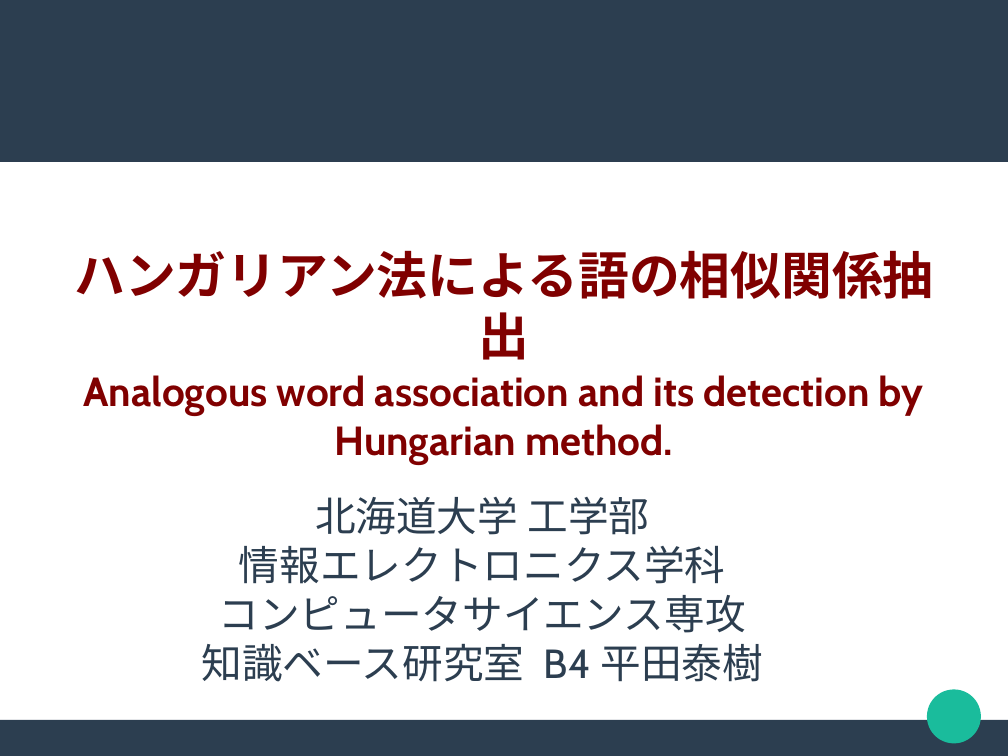
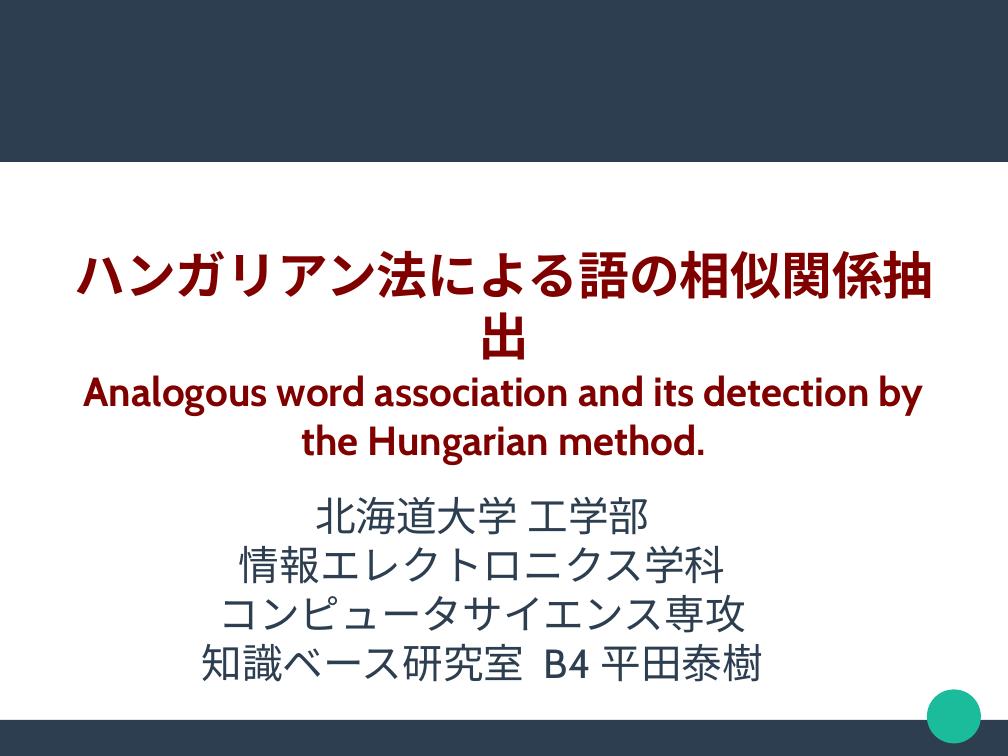
Before and after one commit to chocolaolantan/thesis, a slide deck: slide 1 of note/ハンガリアン法による語の相似関係抽出.odp. Drawn at 1008x756 pixels with LibreOffice and Linux fonts; fonts in the diff are those of the drawing. Boxes give left, top, right and bottom in pixels: in the first picture for what was removed or moved away, otherwise in the second. Text is boxed around its words. In the diff, an @@ line names an element or a change of style, - is before the commit and + after.

```diff
--- a/note/ハンガリアン法による語の相似関係抽出.odp
+++ b/note/ハンガリアン法による語の相似関係抽出.odp
@@ title at (74, 250, 933, 456): text changed @@
-ハンガリアン法による語の相似関係抽出
-Analogous word association and its detection by Hungarian method.
+ハンガリアン法による語の相似関係抽出
+Analogous word association and its detection by the Hungarian method.
```
Also in this commit, not shown: 6 slides added, 9 slides removed, 10 other files.
